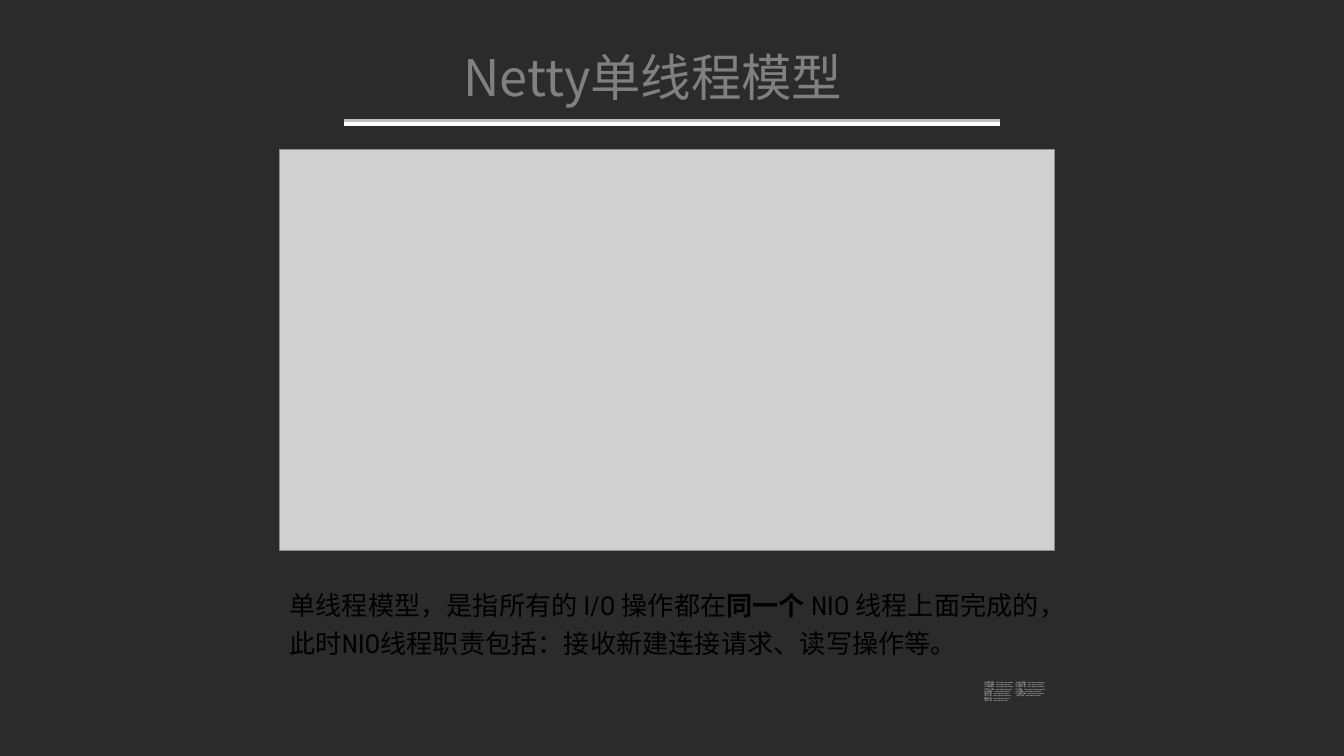
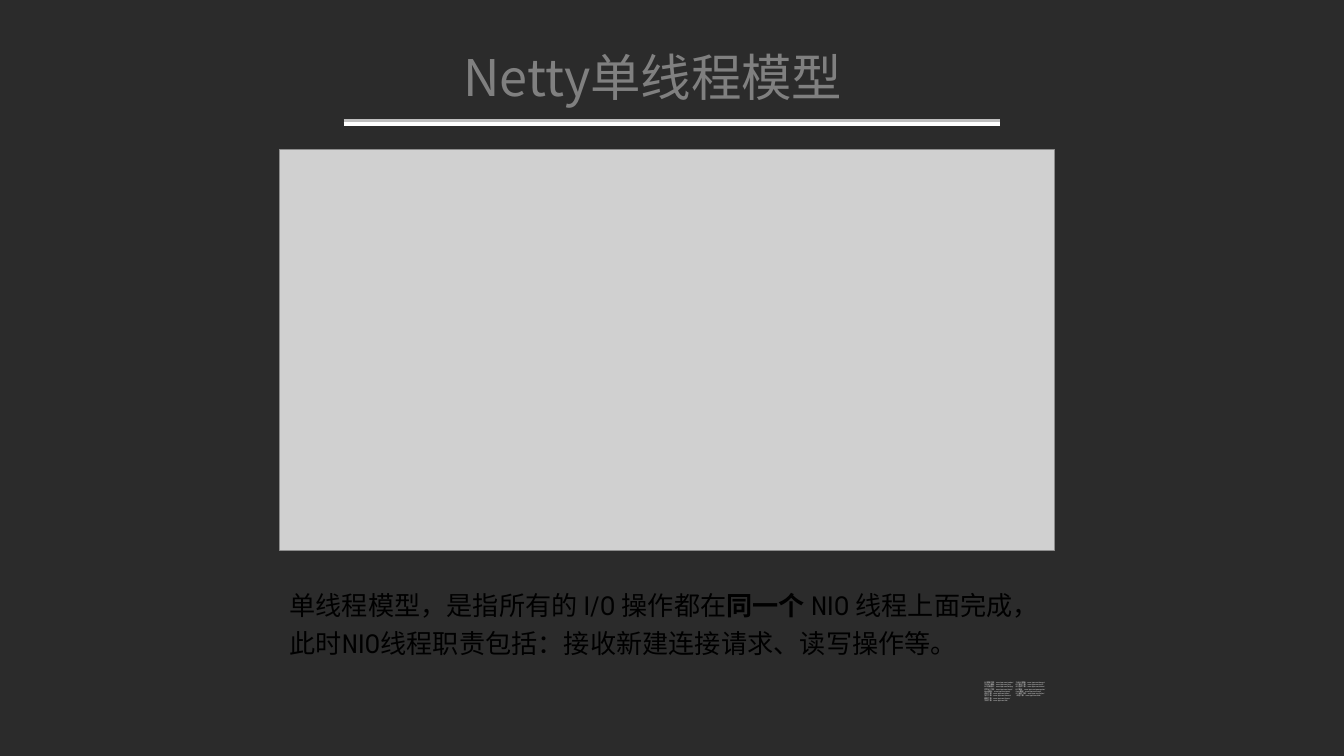
Before and after one commit to YeomanM/netty-demo, a slide deck: slide 18 of doc/IO模型基础及Netty入门.pptx. Drawn at 1344x756 pixels with LibreOffice and Linux fonts; fonts in the diff are those of the drawing; grey boxes stand for pictures; background and template pictures are left out; a plain dark background stands for a picture behind light text. Boxes give left, top, right and bottom in pixels: in the first picture for what was removed or moved away, otherwise in the second. Text is boxed around its words. In the diff, an @@ line names an element or a change of style, - is before the commit and + after.

```diff
--- a/doc/IO模型基础及Netty入门.pptx
+++ b/doc/IO模型基础及Netty入门.pptx
@@ text at (290, 593, 1039, 655): text changed @@
-单线程模型，是指所有的 I/O 操作都在同一个 NIO 线程上面完成的，此时NIO线程职责包括：接收新建连接请求、读写操作等。
+单线程模型，是指所有的 I/O 操作都在同一个 NIO 线程上面完成，此时NIO线程职责包括：接收新建连接请求、读写操作等。
```
Also in this commit, not shown: 17 other slides changed, 17 other files.
